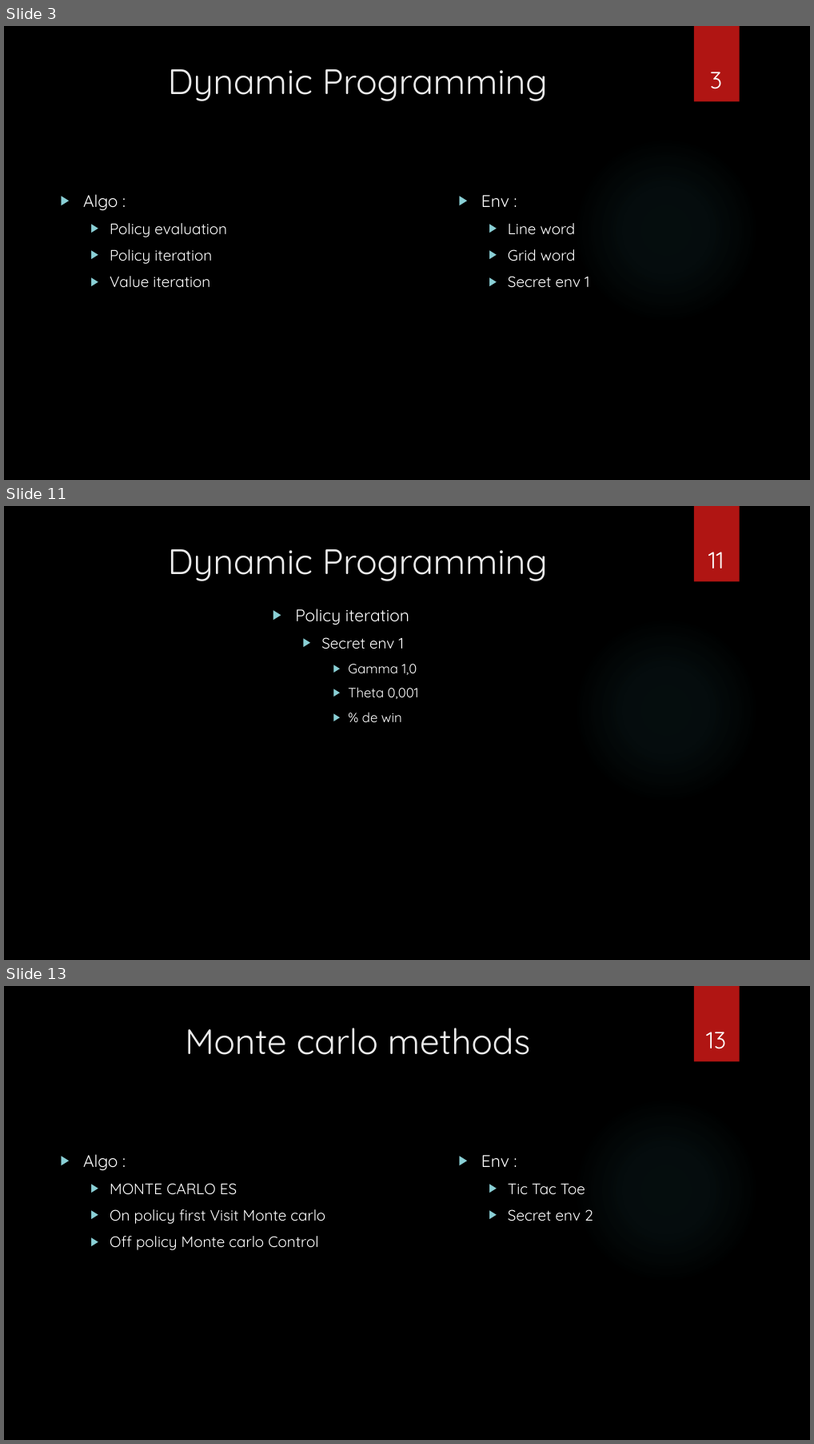
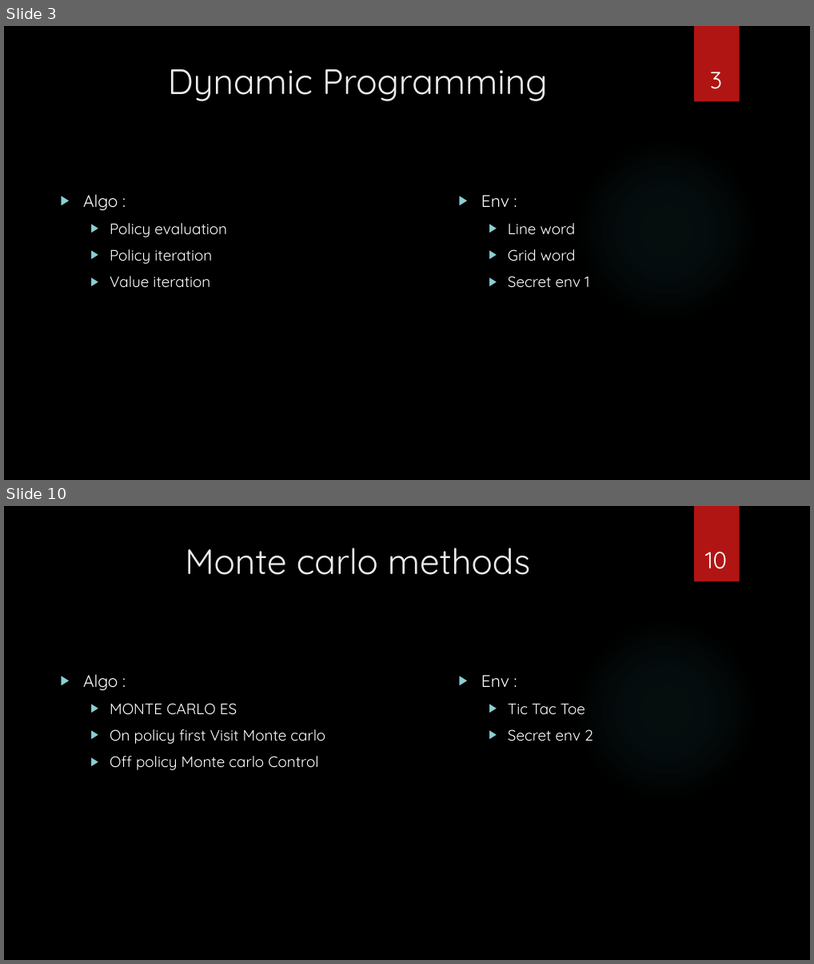
Before and after one commit to natane07/esgi_2021_4a_IABD_drl_sample_project, a slide deck: PPT_DRL.pptx. Shown one above the other, each under a label of ours: slides 3, 11 and 13 before the commit, slides 3 and 10 after it; the slides between them are not shown. The pictures are 814x1444 and 814x964 pixels, drawn with LibreOffice and Linux fonts; fonts in the diff are those of the drawing; background and template pictures are left out. Boxes give left, top, right and bottom in pixels: in the first picture for what was removed or moved away, otherwise in the second. Text is boxed around its words. In the diff, an @@ line names an element or a change of style, - is before the commit and + after.

```diff
--- a/PPT_DRL.pptx
+++ b/PPT_DRL.pptx
@@ slide 11 removed at [4,506,810,960], background picture (left out); not listed: 2 template elements that a slide beside it also shows @@
@@ title removed at [168,549,548,581] @@
-Dynamic Programming
@@ page number removed at [709,552,725,568] @@
-11
@@ text removed at [295,608,419,722] @@
-▶ Policy iteration
-  ▶ Secret env 1
-    ▶ Gamma 1,0
-    ▶ Theta 0,001
-    ▶ % de win
@@ what was slide 13 is now slide 10 @@
@@ page number at [706,552,727,569]: text changed @@
-13
+10
```
Also in this commit, not shown: 7 slides changed, 2 other slides removed, 1 other file.
